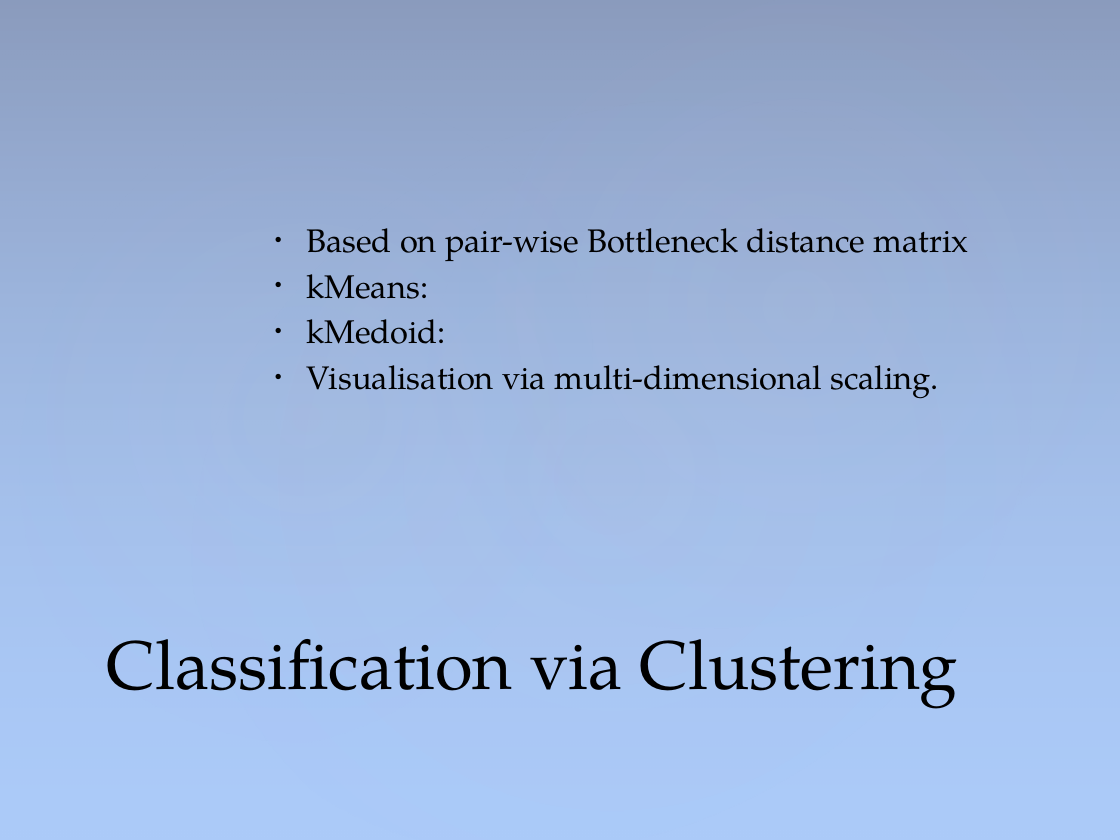
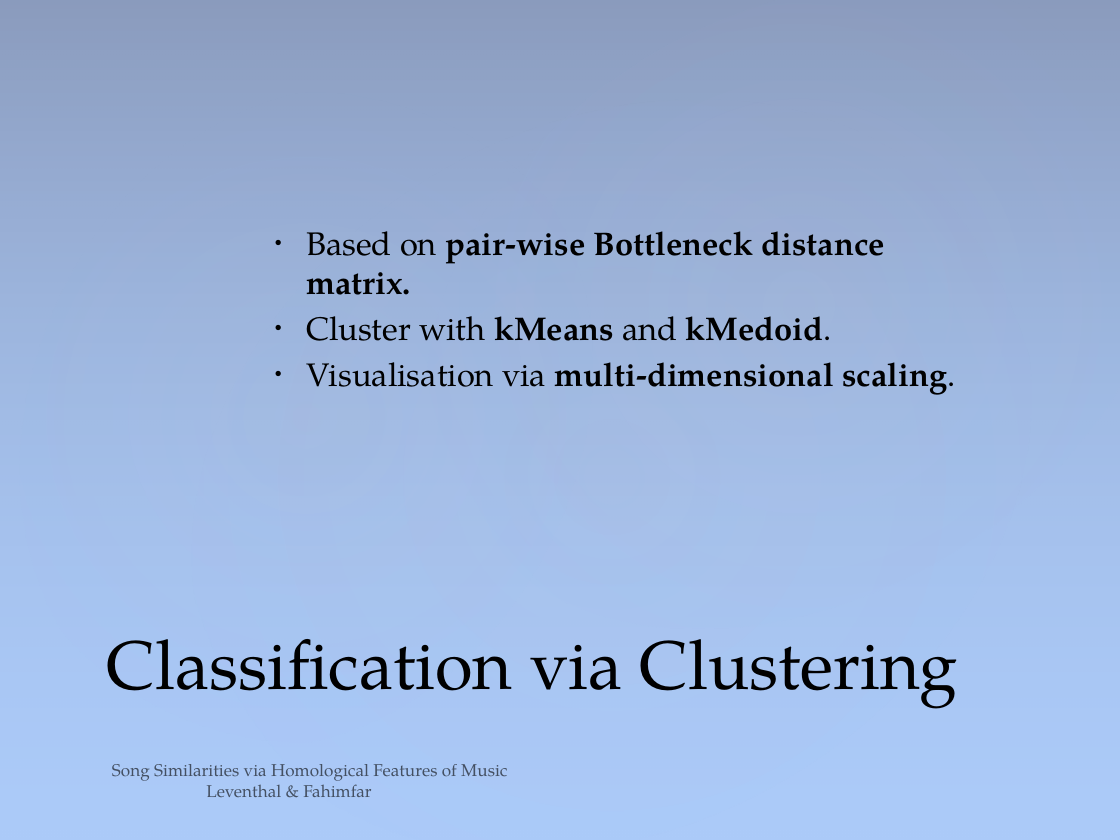
Before and after one commit to sam-lev/Classifications-Of-Songs-via-Homology-of-Chroma-Features, a slide deck: slide 12 of project/presentation/PresentationPowerPoint.pptx (slide 10 before the commit). Drawn at 1120x840 pixels with LibreOffice and Linux fonts; fonts in the diff are those of the drawing. Boxes give left, top, right and bottom in pixels: in the first picture for what was removed or moved away, otherwise in the second. Text is boxed around its words. In the diff, an @@ line names an element or a change of style, - is before the commit and + after.

Commit message:
presentation and started shortloop and counting homological features in songs and their size to approximate which keys

```diff
--- a/project/presentation/PresentationPowerPoint.pptx
+++ b/project/presentation/PresentationPowerPoint.pptx
@@ text at bbox=[306, 231, 885, 341]: text changed; bold on @@
-• Based on pair-wise Bottleneck distance matrix
-• kMeans:
-• kMedoid:
+• Based on pair-wise Bottleneck distance matrix.
+• Cluster with kMeans and kMedoid.
@@ text at bbox=[306, 362, 956, 395]: bold on in "multi-dimensional scaling." @@
@@ text added at bbox=[112, 764, 507, 797], 11 pt, text #000000 at 60% opacity @@
+Song Similarities via Homological Features of Music Leventhal & Fahimfar
```
Also in this commit, not shown: 12 other slides changed, 9 slides added, 4 slides removed, 38 other files.
